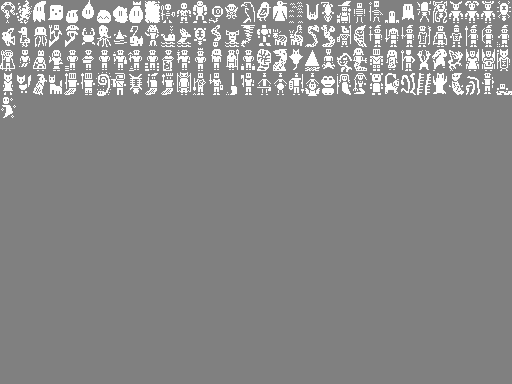
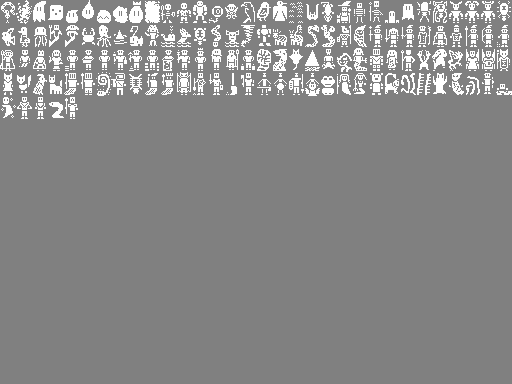
Layered file, before and after one edit (512×384). Changes by layer:
painted on "Background" over [17,97,78,119]
